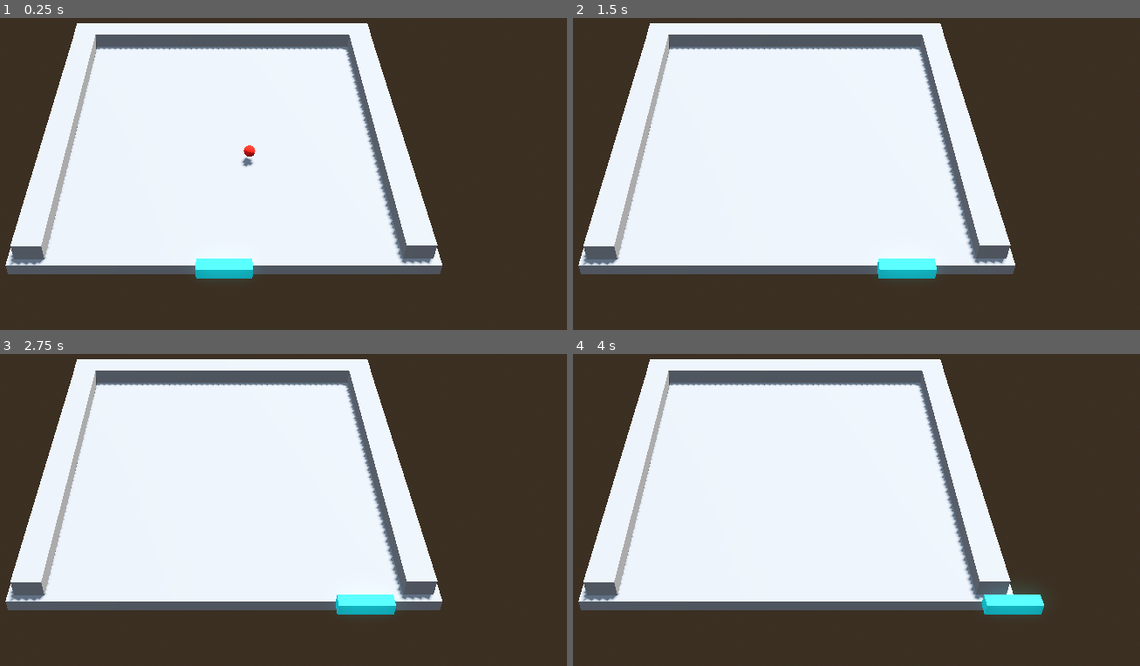
Above: before the commit, frames 1-4 (two rows, left to right).
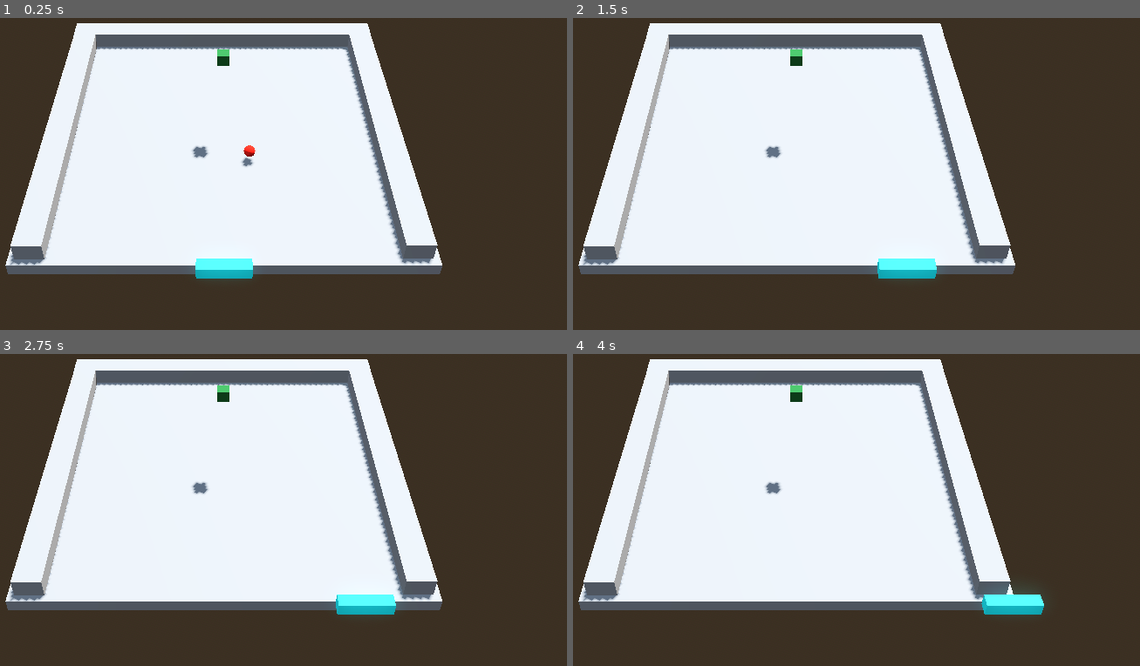
Above: after the commit, the same moments.

Repository: marrqqss/VJ-3D-Game
Game: Godot game, scene res://scenes/main.tscn
Two runs of this game, one before a commit and one after it. Both use one fixed random seed, a clock stepped at 60 frames per second and the inputs below.
Inputs:
- Up to frame 1 (0.25 s): no input
- Up to frame 2 (1.5 s): hold Right (ui_right) 0.53-1.28 s; hold Left (ui_left) from 1.28 s (still down)
- Up to frame 3 (2.75 s): release Left (ui_left) at 2.03 s; hold Right (ui_right) from 2.03 s (still down)
- Up to frame 4 (4 s): release Right (ui_right) at 3.53 s; hold Left (ui_left) from 3.53 s (still down)

The runs differ from the first frame. In frame 1, 0.2% of the frame differs, in the area x 33-41%, y 10-45%; in frame 2, 0.2%; in frame 3, 0.2%; in frame 4, 0.2%.

Commit message:
started block

Diff:
--- /dev/null
+++ b/scenes/block.tscn
@@ -0,0 +1,20 @@
+[gd_scene load_steps=4 format=3 uid="uid://cdo5i26u5dh3i"]
+
+[ext_resource type="Script" uid="uid://d6m0gxov6hgo" path="res://scripts/block.gd" id="1_8r6n6"]
+
+[sub_resource type="BoxShape3D" id="BoxShape3D_3gtdk"]
+
+[sub_resource type="StandardMaterial3D" id="StandardMaterial3D_3gtdk"]
+vertex_color_use_as_albedo = true
+albedo_color = Color(0.133333, 0.419608, 0.176471, 1)
+
+[node name="Block" type="Node3D"]
+script = ExtResource("1_8r6n6")
+
+[node name="Area3D" type="Area3D" parent="."]
+
+[node name="CollisionShape3D" type="CollisionShape3D" parent="Area3D"]
+shape = SubResource("BoxShape3D_3gtdk")
+
+[node name="CSGBox3D" type="CSGBox3D" parent="."]
+material = SubResource("StandardMaterial3D_3gtdk")
--- a/scenes/main.tscn
+++ b/scenes/main.tscn
@@ -1,7 +1,8 @@
-[gd_scene load_steps=6 format=3 uid="uid://c30dphr7gin8d"]
+[gd_scene load_steps=7 format=3 uid="uid://c30dphr7gin8d"]
 
 [ext_resource type="PackedScene" uid="uid://dpfu28retw1n8" path="res://scenes/player.tscn" id="1_o5qli"]
 [ext_resource type="PackedScene" uid="uid://d0ekue5jle6kp" path="res://scenes/ball.tscn" id="2_0wfyh"]
+[ext_resource type="PackedScene" uid="uid://cdo5i26u5dh3i" path="res://scenes/block.tscn" id="3_sugp2"]
 
 [sub_resource type="ProceduralSkyMaterial" id="ProceduralSkyMaterial_7dm0k"]
 sky_horizon_color = Color(0.662243, 0.671743, 0.686743, 1)
@@ -57,3 +58,6 @@
 
 [node name="Ball" parent="." instance=ExtResource("2_0wfyh")]
 transform = Transform3D(1, 0, 0, 0, 1, 0, 0, 0, 1, 0, 1.5, 0)
+
+[node name="Block" parent="." instance=ExtResource("3_sugp2")]
+transform = Transform3D(1, 0, 0, 0, 1, 0, 0, 0, 1, 0, 7.98594, 0)
--- /dev/null
+++ b/scripts/block.gd
@@ -0,0 +1 @@
+extends Node2D
Not shown, added: scripts/block.gd.uid
